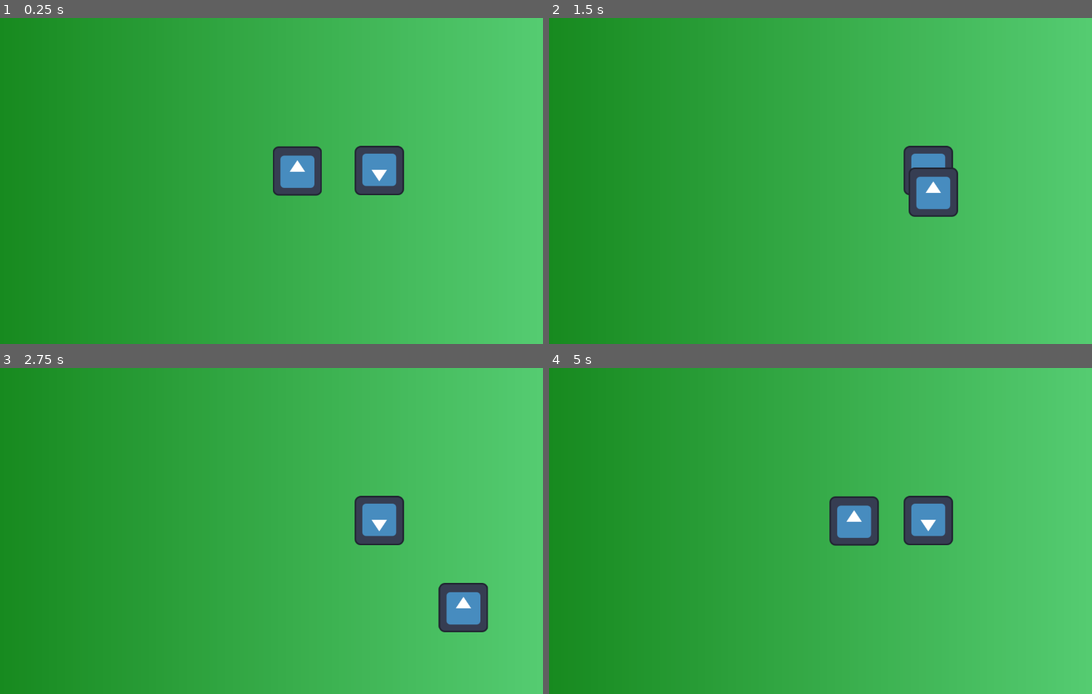
Above: before the commit, frames 1-4 (two rows, left to right).
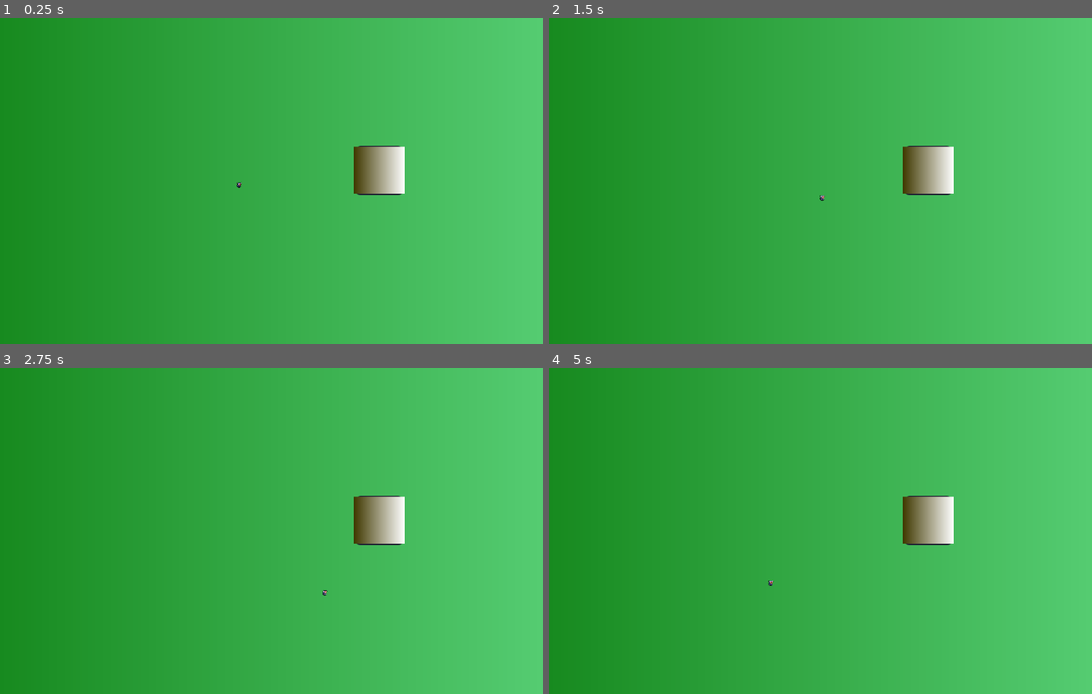
Above: after the commit, the same moments.

Repository: SussexPAL/gamedev-workshop-undertale
Game: Godot game, scene res://scenes/first_scene.tscn
Two runs of this game, one before a commit and one after it. Both use one fixed random seed, a clock stepped at 60 frames per second and the inputs below. The engine's default icon, where the game draws it, is replaced by a stand-in: a white triangle on a blue panel in a dark square.
Inputs:
- Up to frame 1 (0.25 s): no input
- Up to frame 2 (1.5 s): tap Enter at 0.5 s; hold D (move_right) 0.53-1.28 s; hold S (move_down) from 1.28 s (still down)
- Up to frame 3 (2.75 s): release S (move_down) at 2.03 s; hold D (move_right) from 2.03 s (still down)
- Up to frame 4 (5 s): release D (move_right) at 2.78 s; hold W (move_up) 2.78-3.53 s; hold A (move_left) from 3.53 s (still down)

The runs differ from the first frame. In frame 1, 2.7% of the frame differs, in the area x 43-75%, y 39-55%; in frame 2, 2.1%; in frame 3, 2.8%; in frame 4, 2.8%, in the area x 40-75%, y 39-67%.

Commit message:
fix collision, improve movement, start of spritesheet implementation

Diff:
--- a/scenes/first_scene.tscn
+++ b/scenes/first_scene.tscn
@@ -1,7 +1,9 @@
-[gd_scene load_steps=6 format=3 uid="uid://baqji3wqh34ny"]
+[gd_scene load_steps=17 format=3 uid="uid://baqji3wqh34ny"]
 
 [ext_resource type="Texture2D" uid="uid://dua71w0eg8th2" path="res://icon.svg" id="1_j4aoe"]
 [ext_resource type="Script" uid="uid://cuwk8lux24ovw" path="res://scripts/player_movement.gd" id="2_j4aoe"]
+[ext_resource type="Script" uid="uid://ctmsvo3l051gb" path="res://scripts/simulated_movement_example.gd" id="3_cmunl"]
+[ext_resource type="Texture2D" uid="uid://bjw8klfevblbh" path="res://assets/Minimal Dungeon - Asset Pack DEMO/Players/Dwarf/dwarf x1.png" id="3_d3xhb"]
 
 [sub_resource type="Gradient" id="Gradient_j4aoe"]
 colors = PackedColorArray(0, 0.44313726, 0, 1, 0.4293986, 0.903476, 0.5744499, 1)
@@ -11,6 +13,55 @@
 
 [sub_resource type="RectangleShape2D" id="RectangleShape2D_j4aoe"]
 size = Vector2(121.67833, 125.87413)
+
+[sub_resource type="Gradient" id="Gradient_cmunl"]
+offsets = PackedFloat32Array(0, 0.66, 1)
+colors = PackedColorArray(0.2513166, 0.222422, 0, 1, 0.74544764, 0.7356235, 0.66, 1, 1, 1, 1, 1)
+
+[sub_resource type="GradientTexture2D" id="GradientTexture2D_d3xhb"]
+gradient = SubResource("Gradient_cmunl")
+
+[sub_resource type="AtlasTexture" id="AtlasTexture_h1gsm"]
+atlas = ExtResource("3_d3xhb")
+region = Rect2(0, 32, 32, 32)
+
+[sub_resource type="AtlasTexture" id="AtlasTexture_66tf5"]
+atlas = ExtResource("3_d3xhb")
+region = Rect2(32, 32, 32, 32)
+
+[sub_resource type="AtlasTexture" id="AtlasTexture_hsfv8"]
+atlas = ExtResource("3_d3xhb")
+region = Rect2(64, 32, 32, 32)
+
+[sub_resource type="AtlasTexture" id="AtlasTexture_opxuv"]
+atlas = ExtResource("3_d3xhb")
+region = Rect2(96, 32, 32, 32)
+
+[sub_resource type="SpriteFrames" id="SpriteFrames_dlkmh"]
+animations = [{
+"frames": [{
+"duration": 1.0,
+"texture": SubResource("AtlasTexture_h1gsm")
+}, {
+"duration": 1.0,
+"texture": SubResource("AtlasTexture_66tf5")
+}, {
+"duration": 1.0,
+"texture": SubResource("AtlasTexture_hsfv8")
+}, {
+"duration": 1.0,
+"texture": SubResource("AtlasTexture_opxuv")
+}],
+"loop": true,
+"name": &"run_right",
+"speed": 5.0
+}]
+
+[sub_resource type="PhysicsMaterial" id="PhysicsMaterial_cmunl"]
+bounce = 0.8
+
+[sub_resource type="RectangleShape2D" id="RectangleShape2D_cmunl"]
+size = Vector2(126, 120)
 
 [node name="Scene" type="Node2D"]
 physics_interpolation_mode = 1
@@ -36,9 +87,16 @@
 rotation = -3.1415925
 texture = ExtResource("1_j4aoe")
 
+[node name="Sprite2D2" type="Sprite2D" parent="StaticBody2D"]
+position = Vector2(1.5258789e-05, -0.9999962)
+scale = Vector2(2.0625005, 1.90625)
+texture = SubResource("GradientTexture2D_d3xhb")
+
 [node name="Player" type="CharacterBody2D" parent="."]
 physics_interpolation_mode = 1
+motion_mode = 1
 script = ExtResource("2_j4aoe")
+move_speed = 200.0
 metadata/_edit_group_ = true
 
 [node name="CollisionShape2D" type="CollisionShape2D" parent="Player"]
@@ -46,5 +104,28 @@
 shape = SubResource("RectangleShape2D_j4aoe")
 
 [node name="Player" type="Sprite2D" parent="Player"]
+visible = false
+texture_filter = 1
 position = Vector2(151, -28)
+texture = ExtResource("3_d3xhb")
+
+[node name="AnimatedSprite2D" type="AnimatedSprite2D" parent="Player"]
+texture_filter = 1
+sprite_frames = SubResource("SpriteFrames_dlkmh")
+animation = &"run_right"
+frame_progress = 0.21272919
+
+[node name="RigidBody2D_Player" type="RigidBody2D" parent="."]
+visible = false
+position = Vector2(153, -222)
+physics_material_override = SubResource("PhysicsMaterial_cmunl")
+linear_damp = 1.0
+script = ExtResource("3_cmunl")
+move_force = 3000.0
+metadata/_edit_group_ = true
+
+[node name="CollisionShape2D" type="CollisionShape2D" parent="RigidBody2D_Player"]
+shape = SubResource("RectangleShape2D_cmunl")
+
+[node name="Player" type="Sprite2D" parent="RigidBody2D_Player"]
 texture = ExtResource("1_j4aoe")
--- a/scripts/player_movement.gd
+++ b/scripts/player_movement.gd
@@ -1,21 +1,21 @@
 extends CharacterBody2D
 
-"""
-TODO:
-	- Recolor placeholder ground texture using GradientTexture2D
-	- Refactor scene tree (set rigidbody/statidbody as parent node. Already done on github repo.)
-	- Convert positional movement to rigidbody movement (move_and_slide())
-	- Add @export variable for movement speed
-	- Vectorize the movement input (and normalize it)
-"""
+@export var move_speed:float = 10 			# How far the player should move every physics update
+var movement_input:Vector2 = Vector2(0,0) 	# What direction the player is currently trying to move
+@onready var animated_sprite = $AnimatedSprite2D
 
-# Called every frame (framerate varies)
+func _ready():
+	animated_sprite.play("run_right")
+
+# Called every frame (inconsistent, but responsive)
 func _process(_delta):
-	if Input.is_action_pressed("move_right"):
-		position.x += 5
-	if Input.is_action_pressed("move_left"):
-		position.x += -5
-	if Input.is_action_pressed("move_up"):
-		position.y += -5
-	if Input.is_action_pressed("move_down"):
-		position.y += 5
+	var horizontal_input:float = Input.get_axis("move_left", "move_right") 		# -1 for left, 1 for right
+	var vertical_input:float = Input.get_axis("move_up", "move_down") 			# -1 for up, 1 for down
+
+	movement_input = Vector2(horizontal_input, vertical_input).normalized() 	# Normalize the input vector to fix diagonal movement being too fast
+
+# Called every physics update (consistent, but less frequent)
+func _physics_process(_delta):
+	print(movement_input)
+	velocity = movement_input * move_speed 		# Set velocity to the move_speed in the direction of the movement_input
+	move_and_slide() 							# Move the player based on their velocity (and collide with things)
--- /dev/null
+++ b/scripts/simulated_movement_example.gd
@@ -0,0 +1,25 @@
+extends RigidBody2D
+
+"""
+This script is an example of simulated player movement with a RigidBody2D.
+
+While CharacterBody2D requires in explicit control, RigidBody movement automatically integrates itself with the phsyics simulation if done correctly.
+- Instead of directly setting positions or velocity, forces/impulses should be added
+- Forces are intended to be applied every frame, like WASD movement or a wind effect
+- Impulses are intended to be applied once, like a dash or explosion knockback
+- Forces and impluses added here will seamlessly integrate with any external forces in your game (gravity, explosion knockback, etc.)
+- What you lose in control you gain in flexibility and automation - everything just works
+"""
+
+@export var move_force:float = 5 # How strong the force we apply every physics update should be
+
+# Called every physics update (consistent)
+func _physics_process(_delta):
+	# Read keyboard input to determine movement direction
+	var movement_input = Vector2(
+		Input.get_axis("move_left", "move_right"),
+		Input.get_axis("move_up", "move_down")
+	).normalized() # The movement vector is normalized to prevent diagonal movement from being too fast
+
+	# A central force (central meaning it won't affect rotation) is added every physics update
+	apply_central_force(movement_input * move_force)
Not shown, added: scripts/simulated_movement_example.gd.uid
Not shown, changed: README.md
